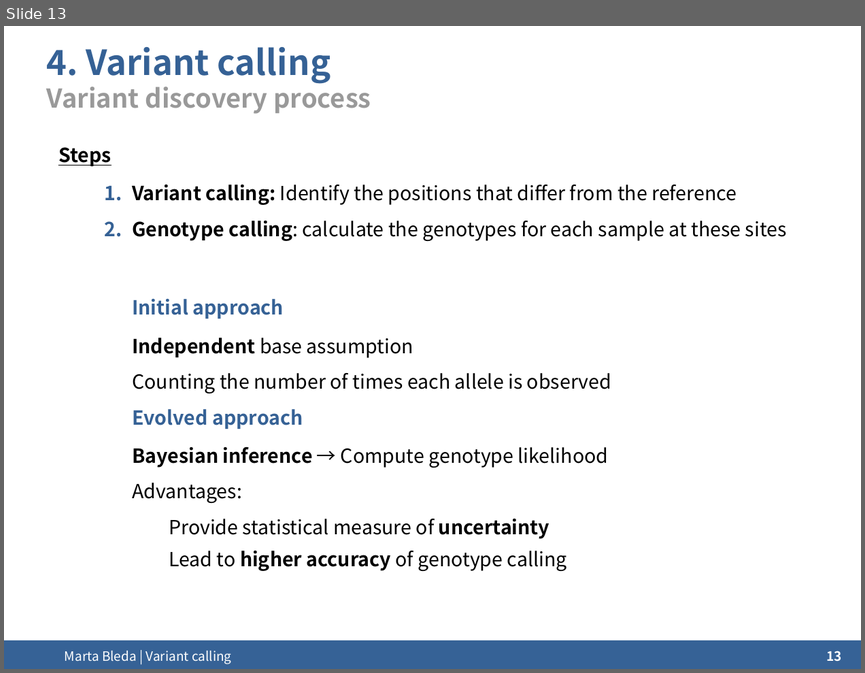
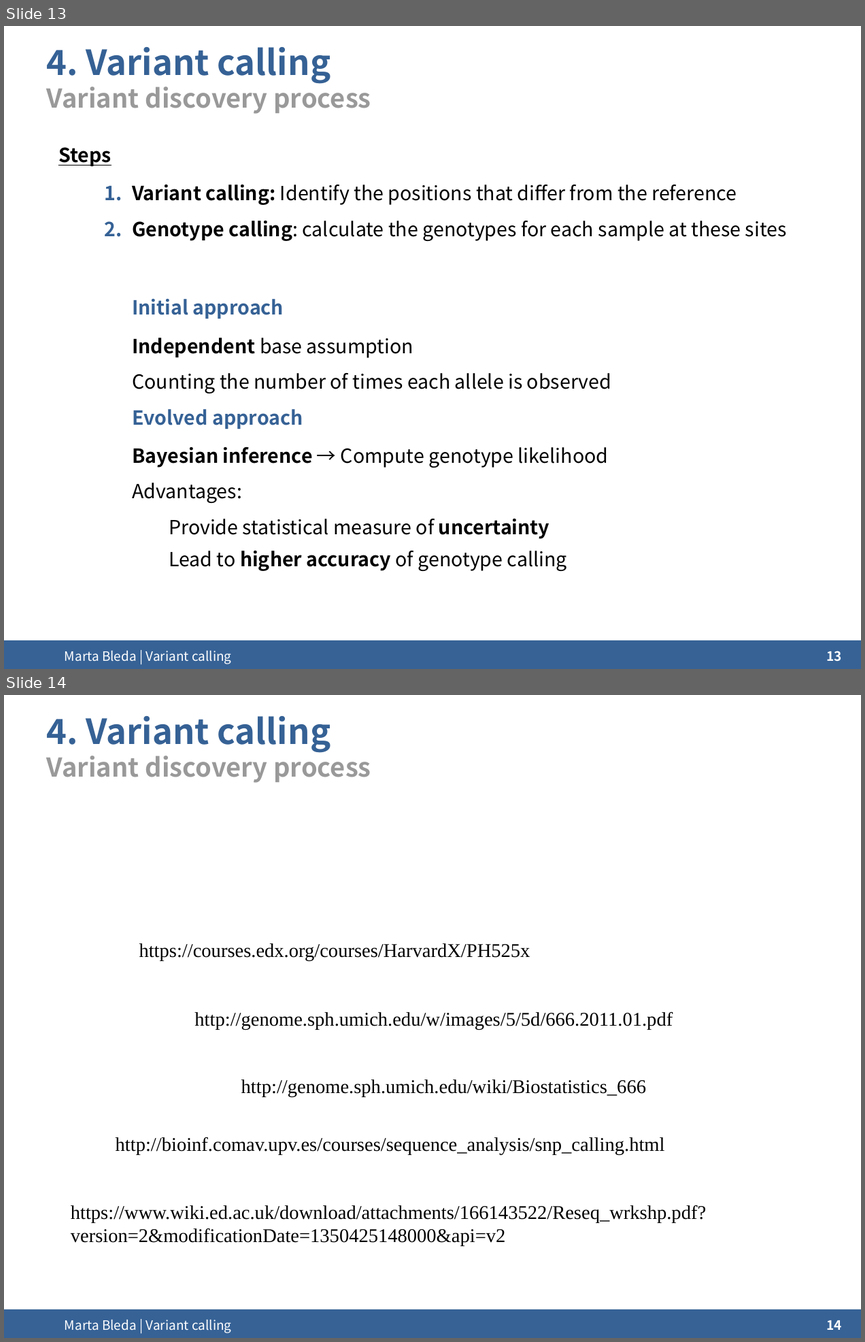
Before and after one commit to mbleda/ngscourse.github.io, a slide deck: COURSE_MATERIALS/variant_calling/slides/2014-Cambridge_variant_calling.odp. Shown one above the other, each under a label of ours: slide 13 before the commit, slides 13 and 14 after it. The pictures are 865x673 and 865x1342 pixels, drawn with LibreOffice and Linux fonts; fonts in the diff are those of the drawing; background and template pictures are left out. Boxes give left, top, right and bottom in pixels: in the first picture for what was removed or moved away, otherwise in the second. Text is boxed around its words. In the diff, an @@ line names an element or a change of style, - is before the commit and + after.

```diff
--- a/COURSE_MATERIALS/variant_calling/slides/2014-Cambridge_variant_calling.odp
+++ b/COURSE_MATERIALS/variant_calling/slides/2014-Cambridge_variant_calling.odp
@@ slide 14 added at bbox=[4, 695, 861, 1338], background #FFFFFF; not listed: 1 template element that a slide beside it also shows @@
@@ title added at bbox=[47, 716, 371, 783], 24 pt, text #999999, bold @@
+4. Variant calling
+Variant discovery process
@@ text added at bbox=[139, 943, 530, 961], 18 pt, text #000000 @@
+https://courses.edx.org/courses/HarvardX/PH525x
@@ text added at bbox=[194, 1012, 672, 1030], 18 pt, text #000000 @@
+http://genome.sph.umich.edu/w/images/5/5d/666.2011.01.pdf
@@ text added at bbox=[241, 1079, 646, 1097], 18 pt, text #000000 @@
+http://genome.sph.umich.edu/wiki/Biostatistics_666
@@ text added at bbox=[116, 1137, 665, 1155], 18 pt, text #000000 @@
+http://bioinf.comav.upv.es/courses/sequence_analysis/snp_calling.html
@@ text added at bbox=[71, 1205, 706, 1246], 18 pt, text #000000 @@
+https://www.wiki.ed.ac.uk/download/attachments/166143522/Reseq_wrkshp.pdf?version=2&modificationDate=1350425148000&api=v2
@@ text added at bbox=[65, 1319, 232, 1333], 12 pt, text #FFFFFF @@
+Marta Bleda | Variant calling
@@ page number added at bbox=[827, 1320, 842, 1329], 12 pt, text #FFFFFF, bold @@
+14
```
Also in this commit, not shown: 2 slides changed, 14 other files.
